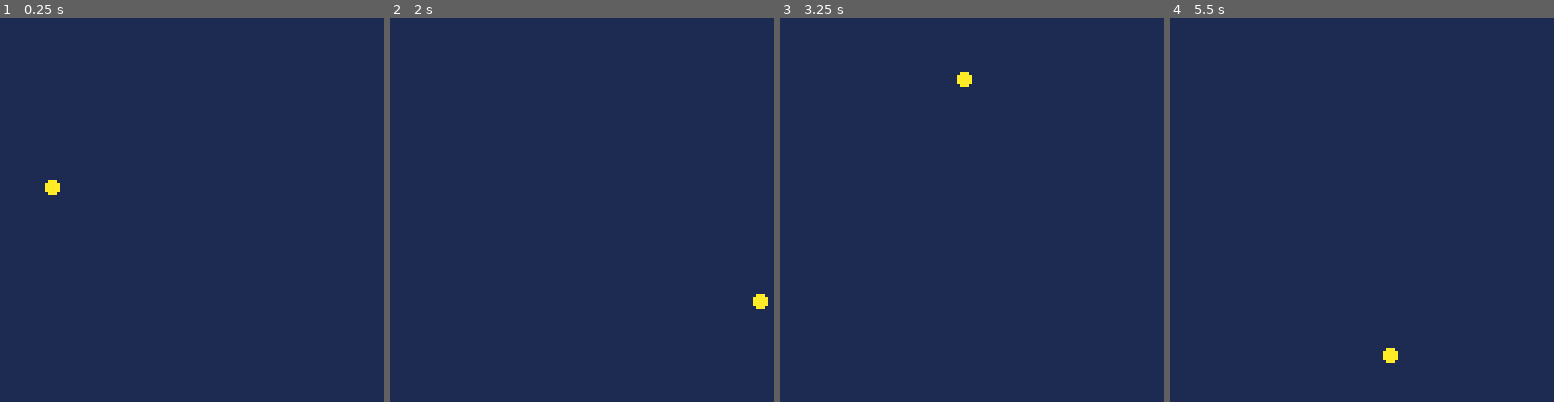
Above: before the commit, frames 1-4 (left to right).
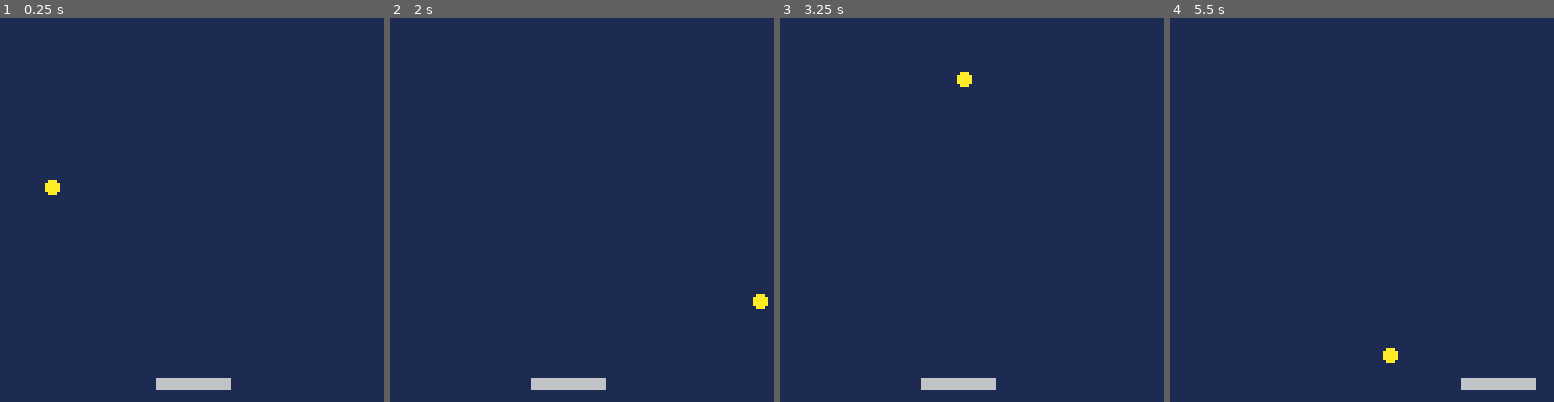
Above: after the commit, the same moments.

Repository: JaelinFord/breakout
Game: PICO-8 cartridge game.p8
Same seed, same stepped clock (60 frames per second), same inputs: the game is played once before the commit and once after it.
Inputs:
- Up to frame 1 (0.25 s): no input
- Up to frame 2 (2 s): hold Left from 1.97 s (still down)
- Up to frame 3 (3.25 s): release Left at 2.37 s; hold Right from 2.87 s (still down)
- Up to frame 4 (5.5 s): release Right at 3.53 s; hold Right 4.13-4.53 s; hold Left from 5.13 s (still down)

The runs differ from the first frame. In frame 1, 0.6% of the frame differs, in the area x 40-61%, y 93-97%; in frame 2, 0.6%; in frame 3, 0.6%; in frame 4, 0.6%.

Commit message:
Add paddle

Diff:
--- a/game.p8
+++ b/game.p8
@@ -1,7 +1,8 @@
 pico-8 cartridge // http://www.pico-8.com
 version 43
 __lua__
-#include player.lua
+#include main.lua
+
 __gfx__
 00000000000000000000000000000000000000000000000000000000000000000000000000000000000000000000000000000000000000000000000000000000
 00000000000000000000000000000000000000000000000000000000000000000000000000000000000000000000000000000000000000000000000000000000
--- a/player.lua
+++ b/main.lua
@@ -1,25 +1,29 @@
 BALL_X = 1
 BALL_Y = 40
-
 BALL_DX = 2
 BALL_DY = 2
+BALL_R = 2
+BALL_DR = 0.5
 
-BALL_R = 2
-
-FRAME = 0
+PAD_X = 52
+PAD_Y = 120
+PAD_W = 24
+PAD_H = 3
 
 function _init()
 	cls()
 end
 
 function _update()
-	FRAME = FRAME + 1
-	BALL_X = BALL_X + BALL_DX
-	BALL_Y = BALL_Y + BALL_DY
+	if btn(0) then
+		PAD_X -= 5 -- Left
+	end
+	if btn(1) then
+		PAD_X += 5 -- Right
+	end
 
-	if BALL_R > 3 or BALL_R < 2 then
-		BALL_DR = -BALL_DR
-	end
+	BALL_X += BALL_DX
+	BALL_Y += BALL_DY
 
 	if BALL_X > 127 or BALL_X < 0 then
 		BALL_DX = -BALL_DX
@@ -35,4 +39,5 @@
 function _draw()
 	rectfill(0, 0, 127, 127, 1)
 	circfill(BALL_X, BALL_Y, BALL_R, 10)
+	rectfill(PAD_X, PAD_Y, PAD_X + PAD_W, PAD_Y + PAD_H, 6)
 end
